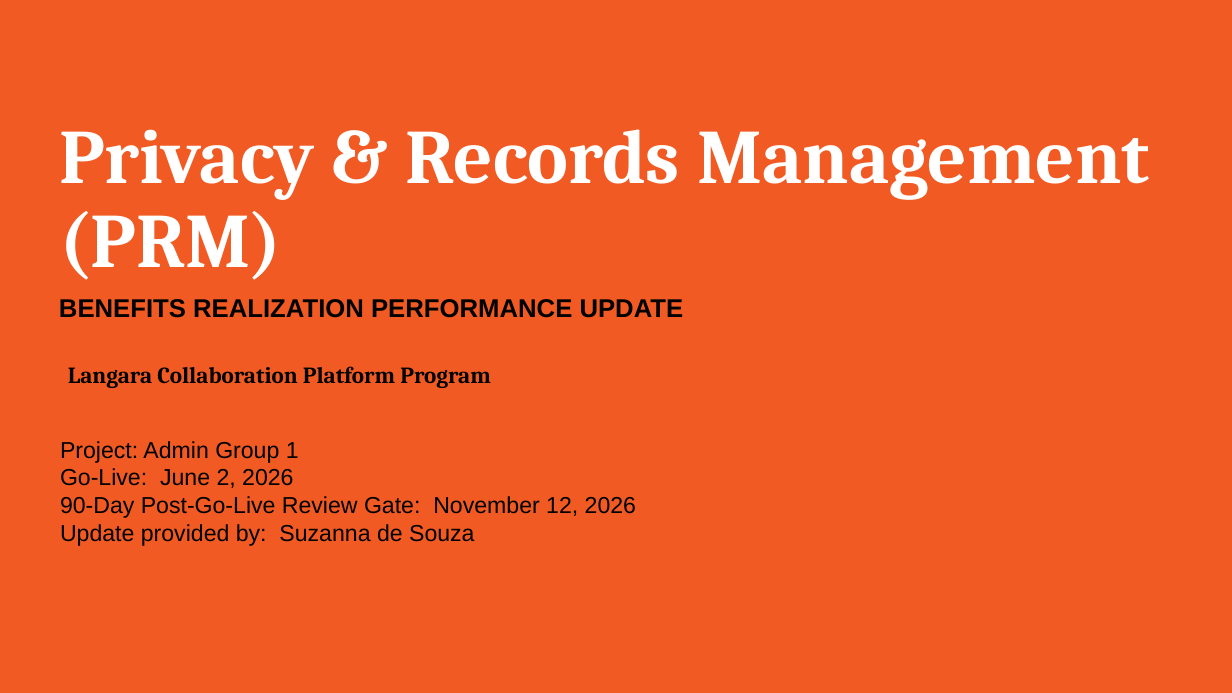
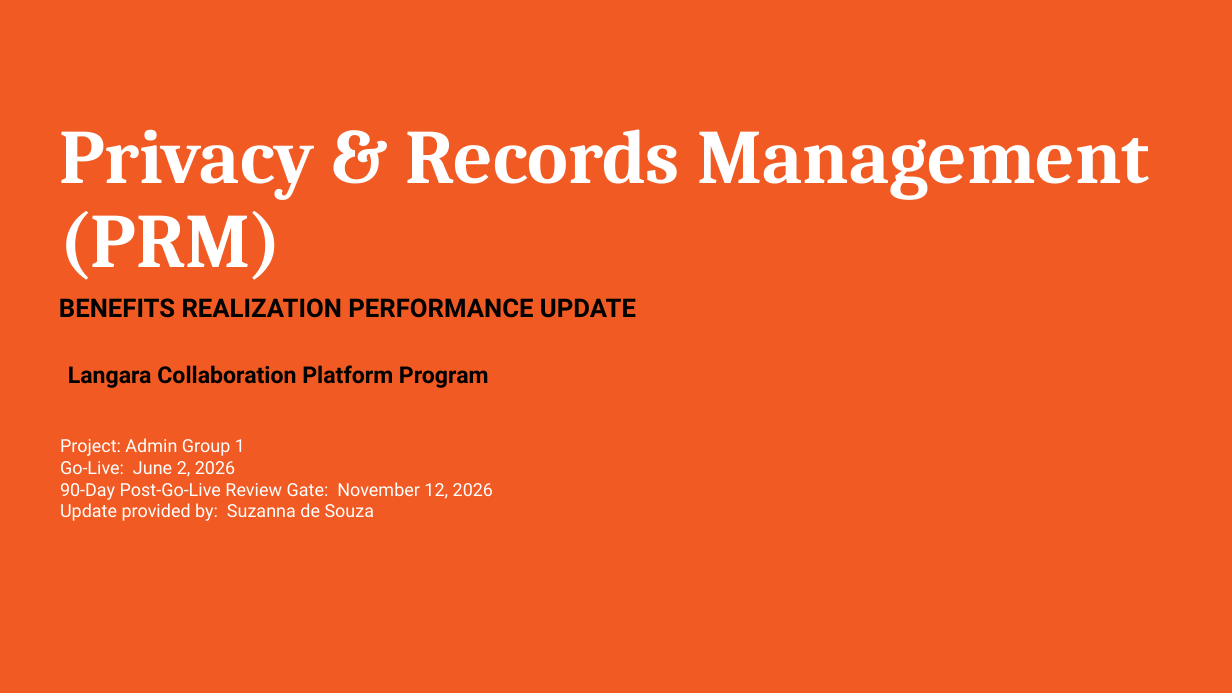
Before and after one commit to D2D99/talent-by-design, a slide deck: slide 1 of public/Langara_PRM_Executive_Scorecard.pptx. Drawn at 1232x693 pixels with LibreOffice and Linux fonts; fonts in the diff are those of the drawing; background and template pictures are left out. Boxes give left, top, right and bottom in pixels: in the first picture for what was removed or moved away, otherwise in the second. Text is boxed around its words. In the diff, an @@ line names an element or a change of style, - is before the commit and + after.

```diff
--- a/public/Langara_PRM_Executive_Scorecard.pptx
+++ b/public/Langara_PRM_Executive_Scorecard.pptx
@@ text "BENEFITS REALIZATION PERFORMANCE UPDATE" at box(59, 298, 636, 318): font Arial to Roboto @@
@@ text "Langara Collaboration Platform Program" at box(68, 365, 489, 388): font Cambria to Roboto @@
@@ text "Project: Admin Group 1" at box(60, 438, 493, 521): size 18 to 14 pt, font Arial to Roboto, text colour #000000 to #FFFFFF @@
```
Also in this commit, not shown: 6 other slides changed, 4 slides added, 2 other files.
